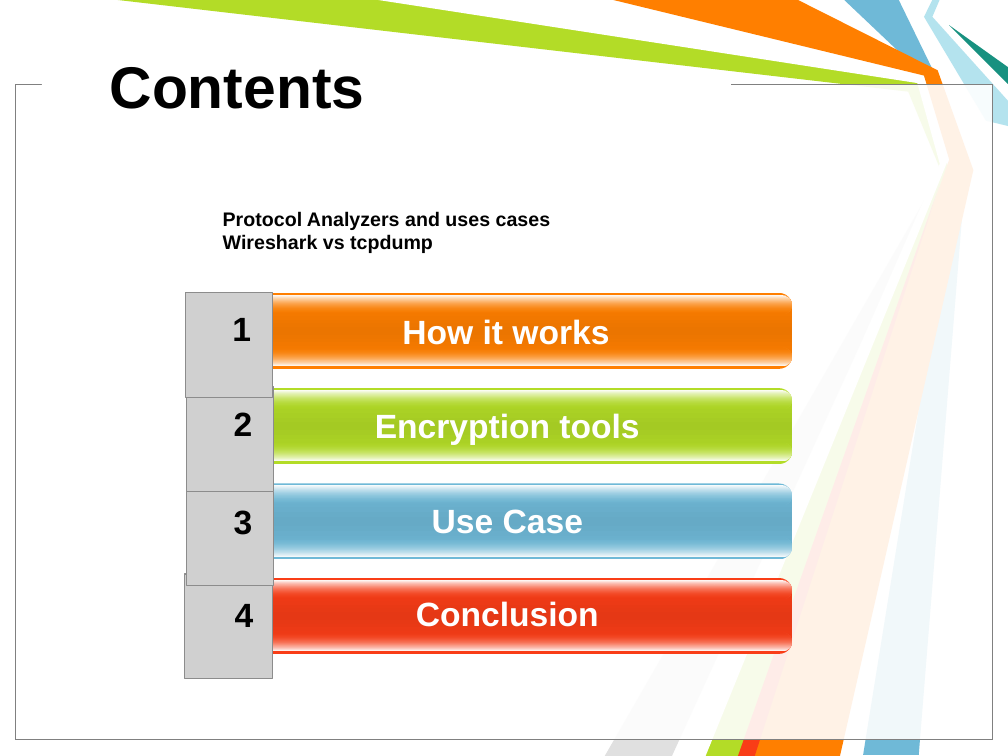
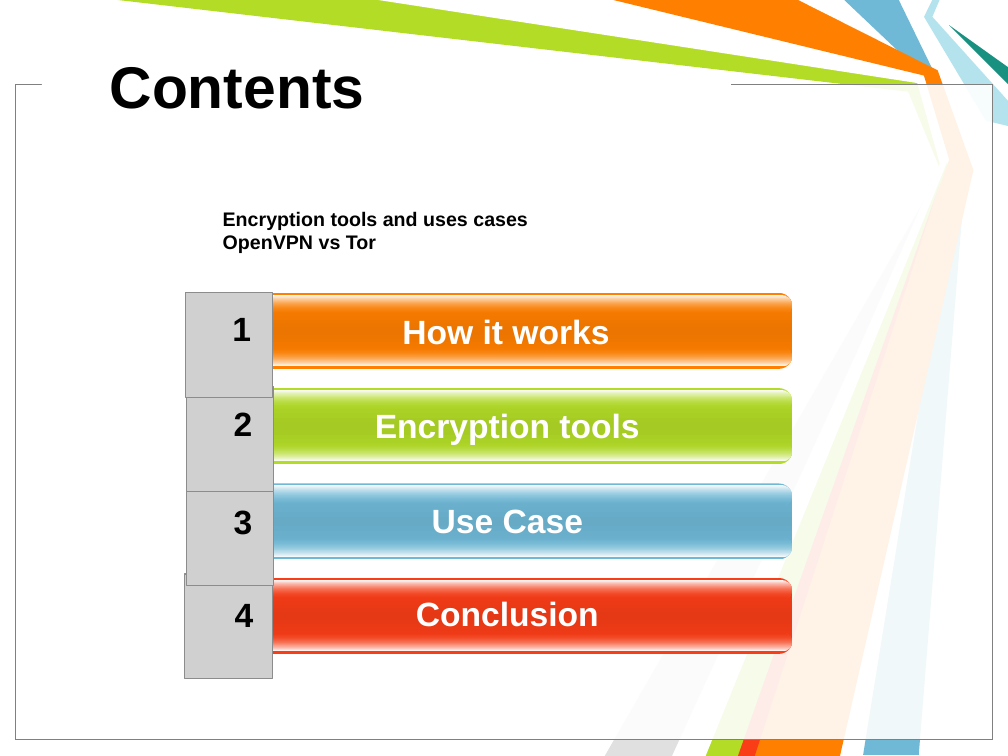
Before and after one commit to michailmarkou1995/BSc-Computer-Science-Projects, a slide deck: slide 2 of COMPUTER AND NETWORK SECURITY (CN6003)/Encryption_Tools_Presentation.pptx. Drawn at 1008x756 pixels with LibreOffice and Linux fonts; fonts in the diff are those of the drawing; grey boxes stand for pictures; background and template pictures are left out. Boxes give left, top, right and bottom in pixels: in the first picture for what was removed or moved away, otherwise in the second. Text is boxed around its words. In the diff, an @@ line names an element or a change of style, - is before the commit and + after.

```diff
--- a/COMPUTER AND NETWORK SECURITY (CN6003)/Encryption_Tools_Presentation.pptx
+++ b/COMPUTER AND NETWORK SECURITY (CN6003)/Encryption_Tools_Presentation.pptx
@@ text at (223,211,528,253): text changed @@
-Protocol Analyzers and uses cases
-Wireshark vs tcpdump
+Encryption tools and uses cases
+OpenVPN vs Tor
```
Also in this commit, not shown: 1 other slide changed, 13 slides added, 18 slides removed.
